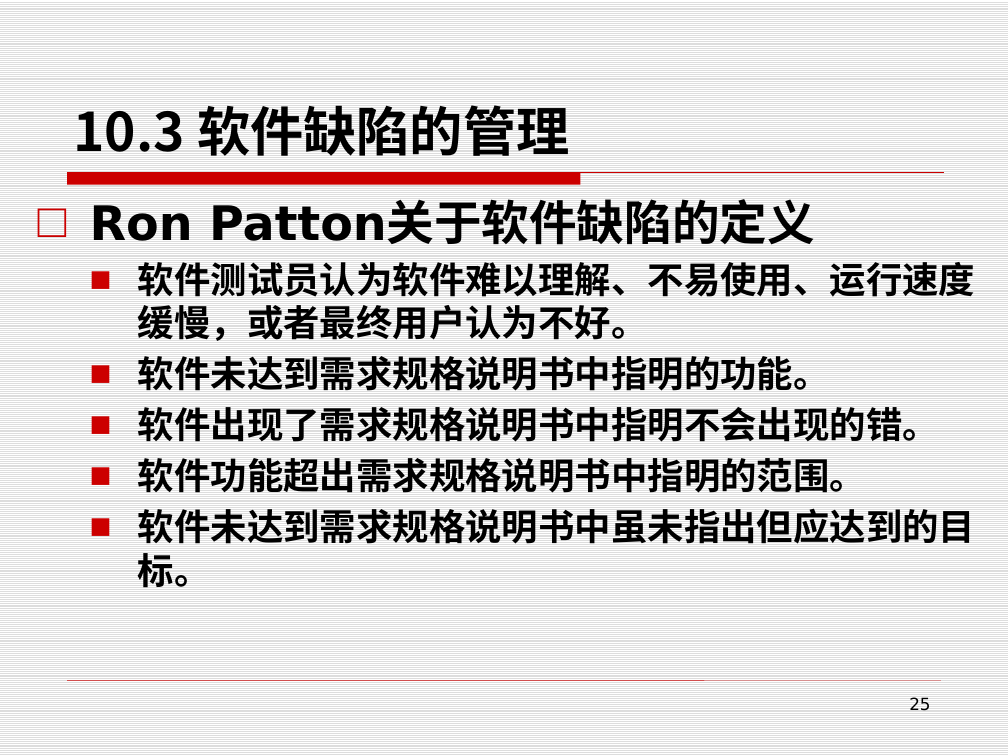
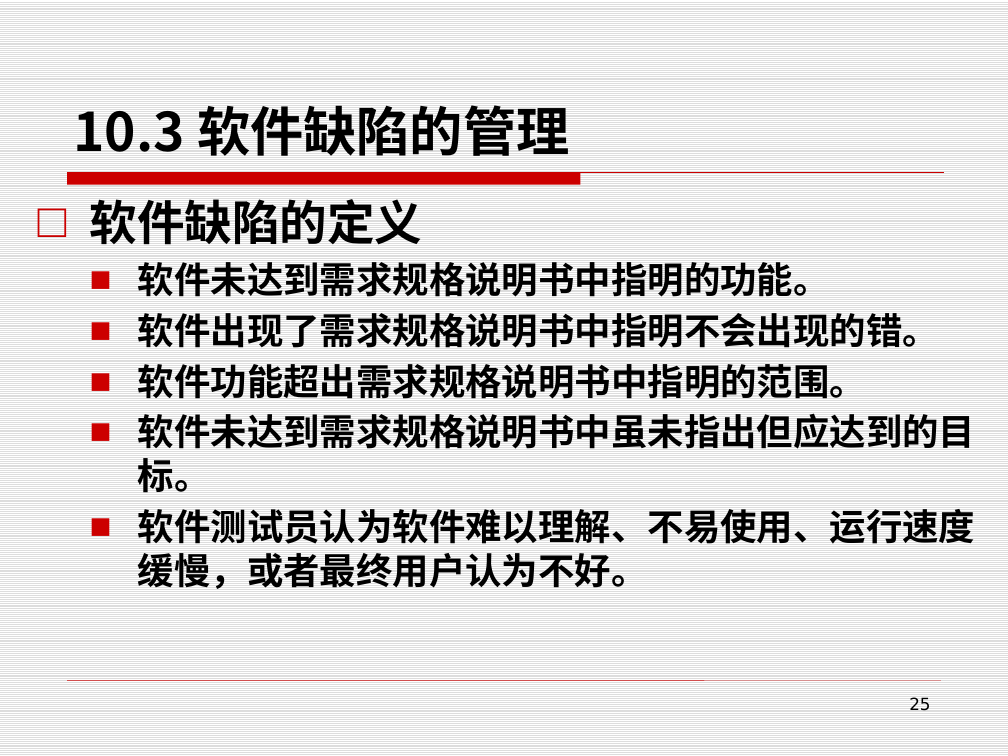
Before and after one commit to edu2act/course-foundation-software-tesing, a slide deck: slide 25 of PPT/第三部分 软件测试应用/10.2 测试过程管理.pptx. Drawn at 1008x756 pixels with LibreOffice and Linux fonts; fonts in the diff are those of the drawing. Boxes give left, top, right and bottom in pixels: in the first picture for what was removed or moved away, otherwise in the second. Text is boxed around its words. In the diff, an @@ line names an element or a change of style, - is before the commit and + after.

```diff
--- a/PPT/第三部分 软件测试应用/10.2 测试过程管理.pptx
+++ b/PPT/第三部分 软件测试应用/10.2 测试过程管理.pptx
@@ text at [90, 199, 423, 244]: text changed; size 26 to 34 pt @@
-□ Ron Patton关于软件缺陷的定义
-  ■ 软件测试员认为软件难以理解、不易使用、运行速度缓慢，或者最终用户认为不好。
+□ 软件缺陷的定义
@@ text at [138, 509, 975, 589]: paragraph added @@
+  ■ 软件测试员认为软件难以理解、不易使用、运行速度缓慢，或者最终用户认为不好。
```
Also in this commit, not shown: 17 other slides changed, 7 other files.
